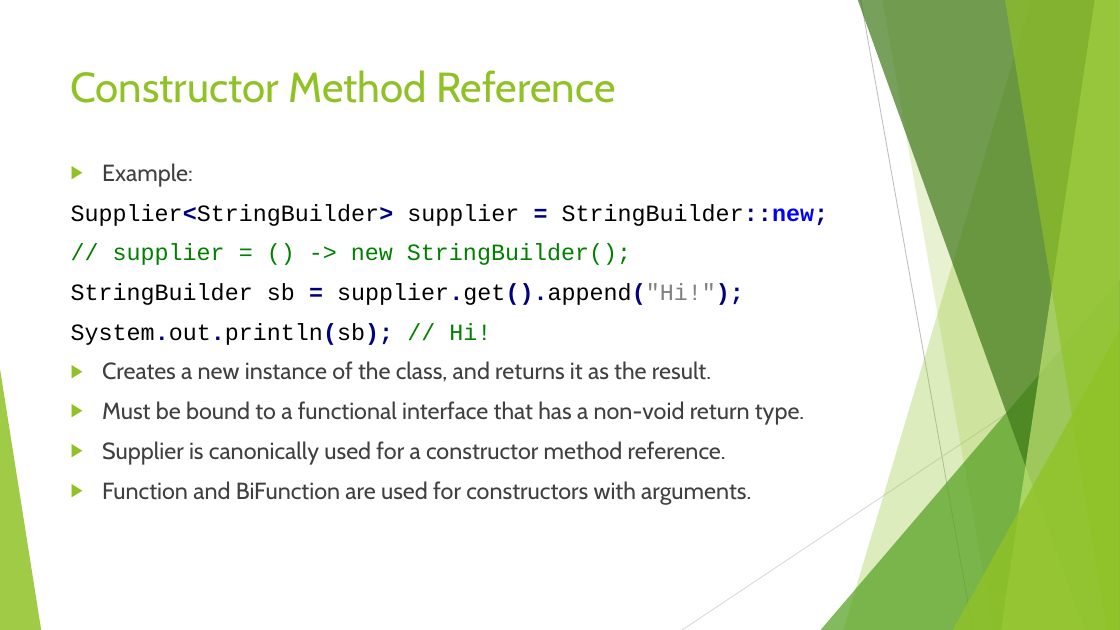
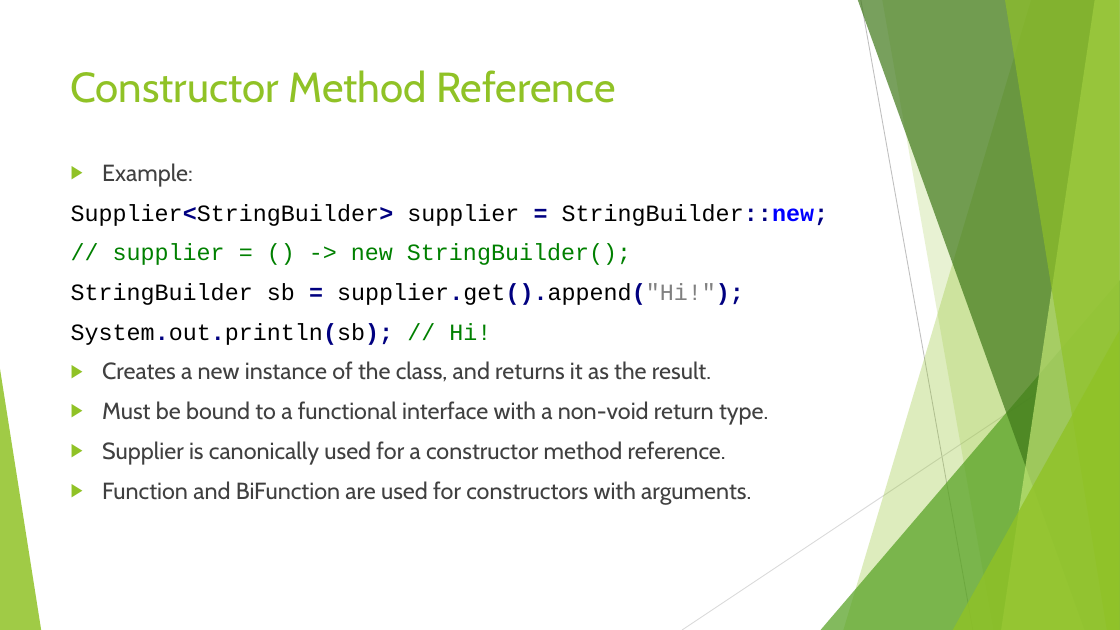
Before and after one commit to RichardRoda/2017-CodePaLOUsa-Lambda, a slide deck: slide 21 of Learning to Love the Lambda in the Stream.pptx. Drawn at 1120x630 pixels with LibreOffice and Linux fonts; fonts in the diff are those of the drawing. Boxes give left, top, right and bottom in pixels: in the first picture for what was removed or moved away, otherwise in the second. Text is boxed around its words. In the diff, an @@ line names an element or a change of style, - is before the commit and + after.

```diff
--- a/Learning to Love the Lambda in the Stream.pptx
+++ b/Learning to Love the Lambda in the Stream.pptx
@@ text at box(102, 401, 768, 425): text changed @@
-▶ Must be bound to a functional interface that has a non-void return type.
+▶ Must be bound to a functional interface with a non-void return type.
```
Also in this commit, not shown: 2 other slides changed.
